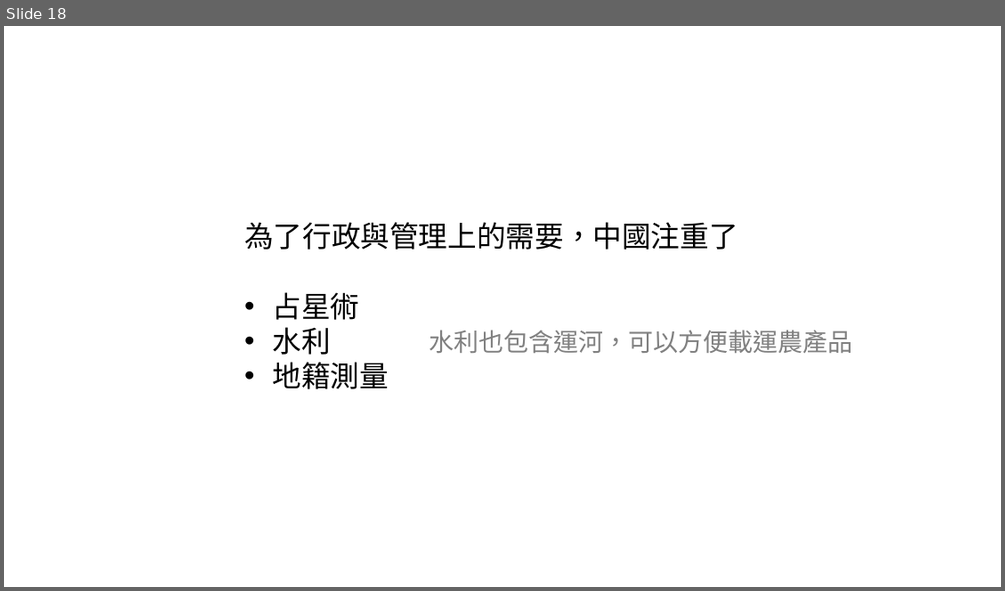
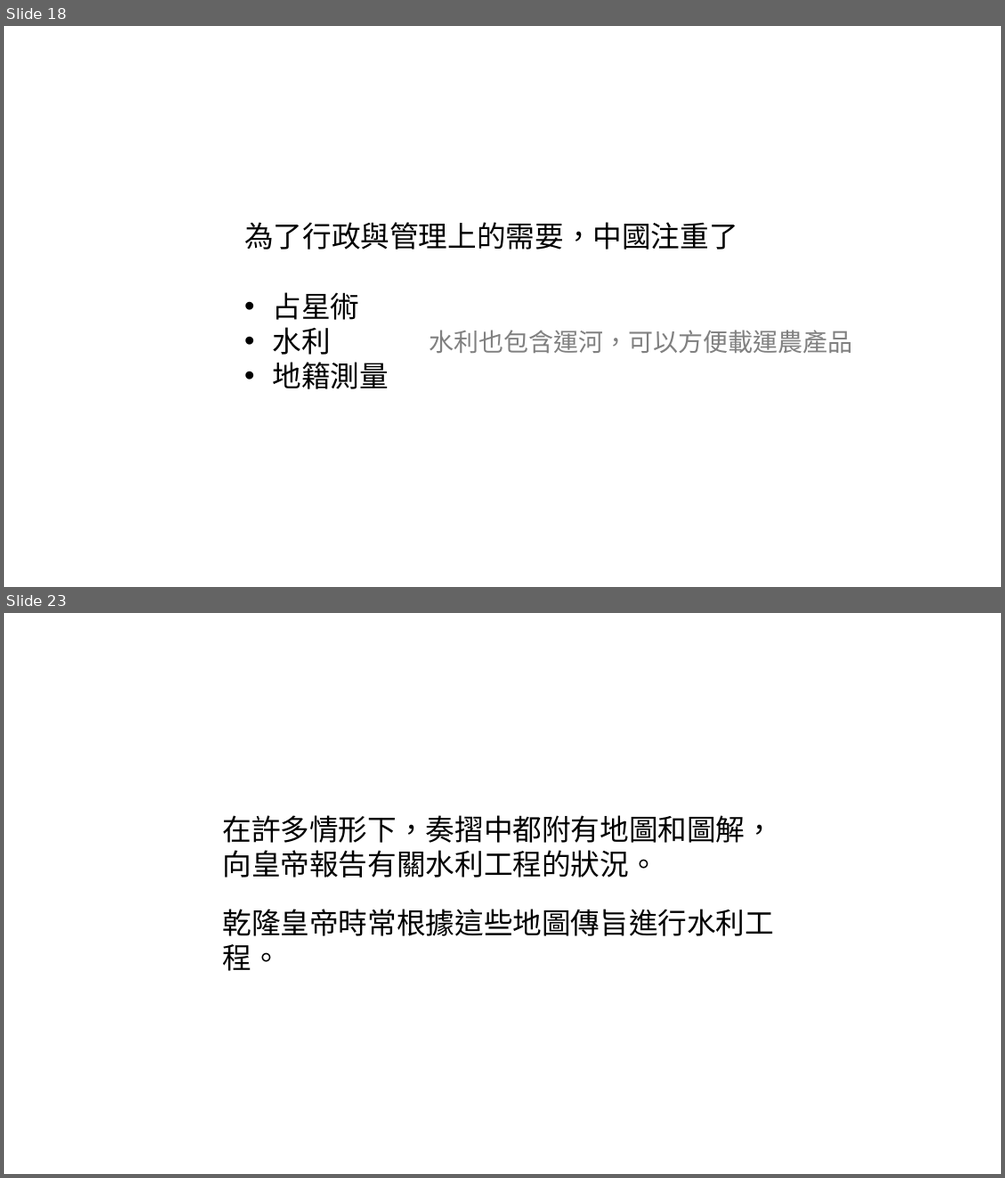
Before and after one commit to LittleD3092/My-Vault, a slide deck: 地圖/大地的量度.pptx. Shown one above the other, each under a label of ours: slide 18 before the commit, slides 18 and 23 after it; the slides between them are not shown. The pictures are 1005x591 and 1005x1178 pixels, drawn with LibreOffice and Linux fonts; fonts in the diff are those of the drawing. Boxes give left, top, right and bottom in pixels: in the first picture for what was removed or moved away, otherwise in the second. Text is boxed around its words. In the diff, an @@ line names an element or a change of style, - is before the commit and + after.

```diff
--- a/地圖/大地的量度.pptx
+++ b/地圖/大地的量度.pptx
@@ slide 23 added at box(4, 613, 1001, 1174), background #FFFFFF @@
@@ text added at box(222, 815, 774, 877), 28 pt, text #000000 @@
+在許多情形下，奏摺中都附有地圖和圖解，向皇帝報告有關水利工程的狀況。
@@ text added at box(222, 908, 774, 971), 28 pt, text #000000 @@
+乾隆皇帝時常根據這些地圖傳旨進行水利工程。
```
Also in this commit, not shown: 2 slides changed, 99 other slides added.
